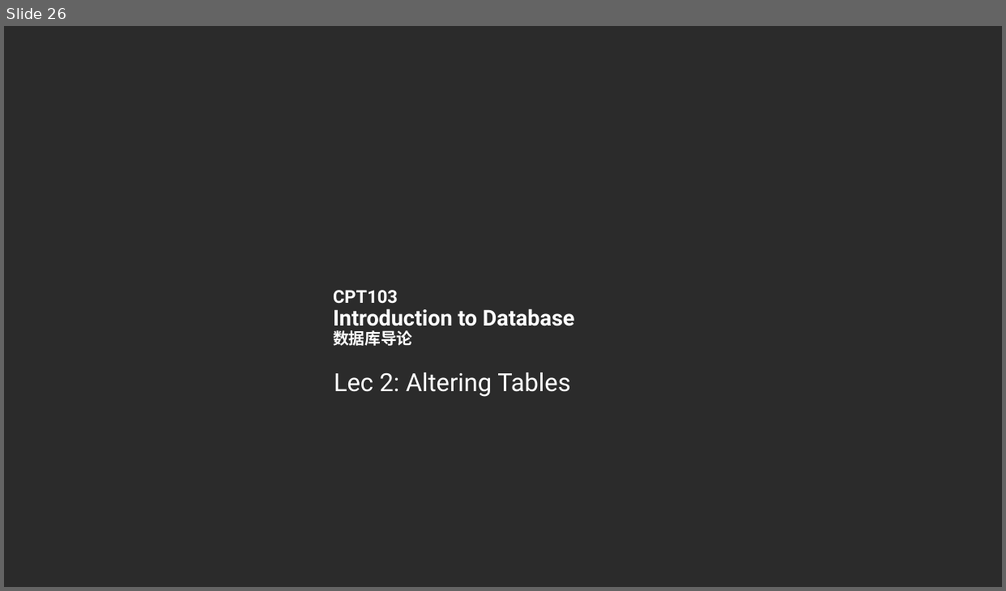
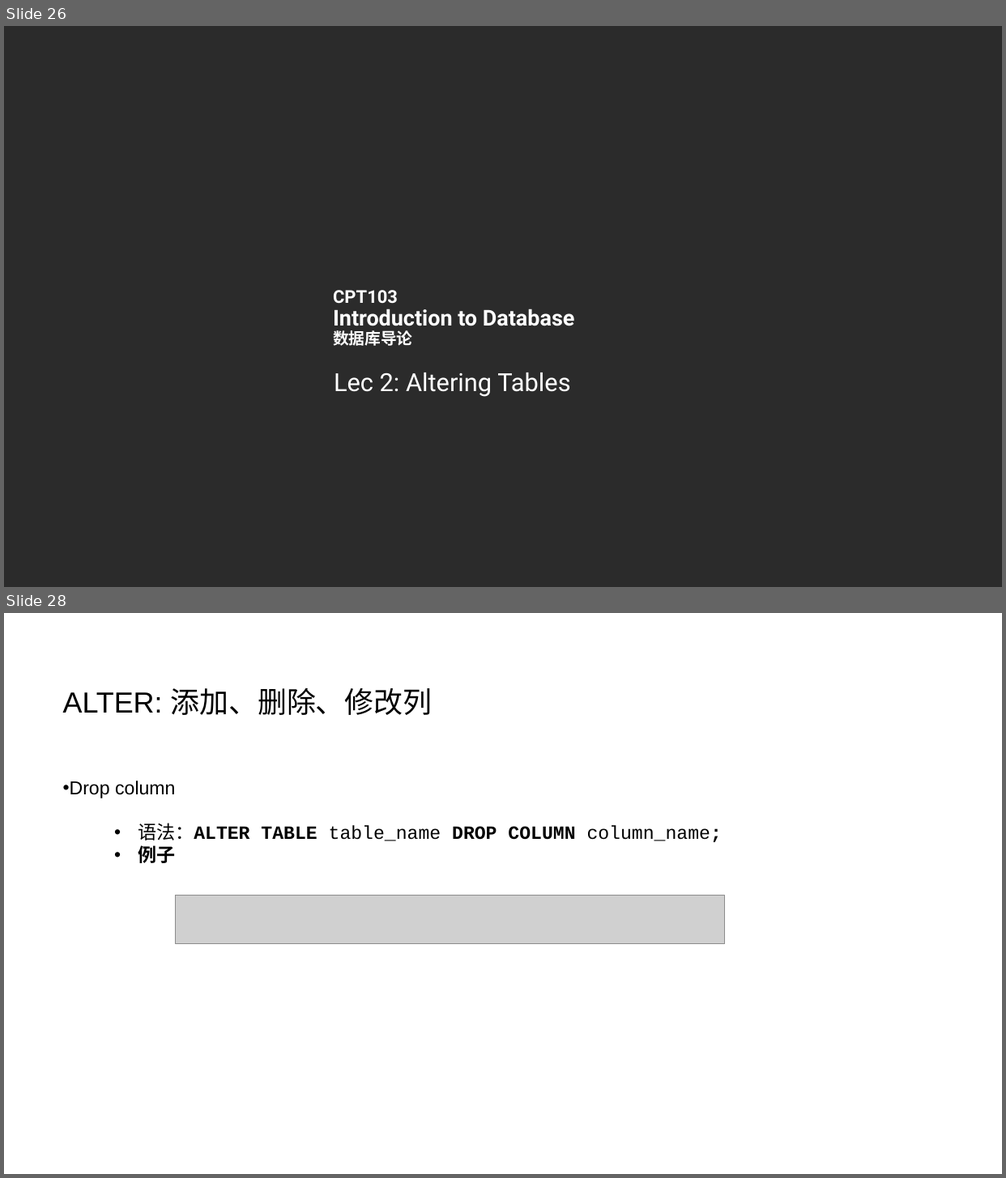
Before and after one commit to FawcettSimiyu/CPT103-Files, a slide deck: Presentation/Lec3/CPT103_Lec3.pptx. Shown one above the other, each under a label of ours: slide 26 before the commit, slides 26 and 28 after it; the slides between them are not shown. The pictures are 1006x591 and 1006x1178 pixels, drawn with LibreOffice and Linux fonts; fonts in the diff are those of the drawing; grey boxes stand for pictures; background and template pictures are left out; a plain dark background stands for a picture behind light text. Boxes give left, top, right and bottom in pixels: in the first picture for what was removed or moved away, otherwise in the second. Text is boxed around its words. In the diff, an @@ line names an element or a change of style, - is before the commit and + after.

```diff
--- a/Presentation/Lec3/CPT103_Lec3.pptx
+++ b/Presentation/Lec3/CPT103_Lec3.pptx
@@ slide 28 added at [4,613,1002,1174], background #FFFFFF @@
@@ text added at [63,688,432,715], 28 pt, text #000000 @@
+ALTER: 添加、删除、修改列
@@ text added at [63,781,722,863], 18 pt, text #000000 @@
+  • Drop column
+    • 语法：ALTER TABLE table_name DROP COLUMN column_name;
+    • 例子
@@ picture added at [176,895,725,944] @@
```
Also in this commit, not shown: 3 other slides added, 3 other files.
